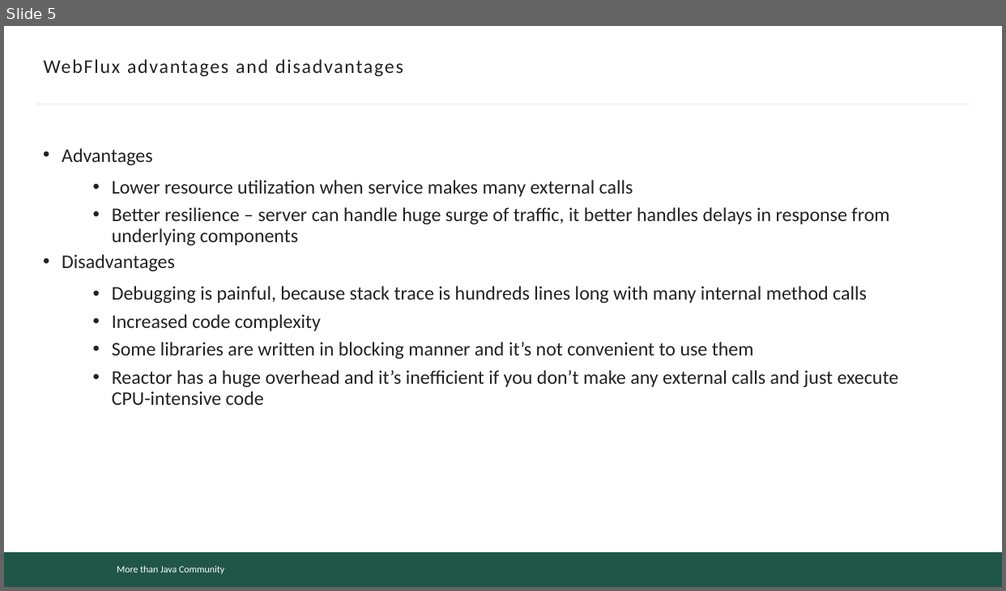
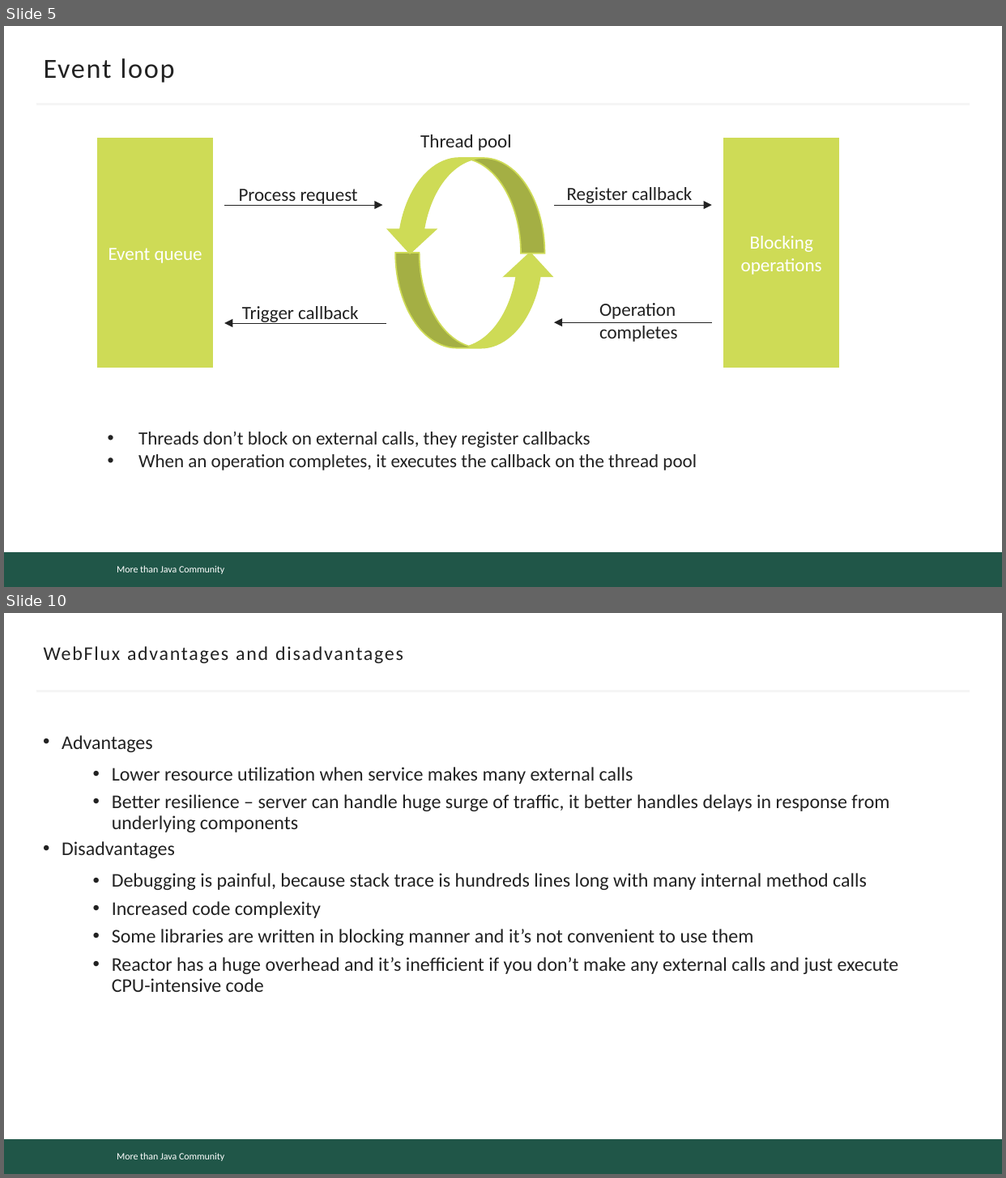
Before and after one commit to mjc-school/mentors-handsbook, a slide deck: light-talks/reactive/reactive.pptx. Shown one above the other, each under a label of ours: slide 5 before the commit, slides 5 and 10 after it; the slides between them are not shown. The pictures are 1006x591 and 1006x1178 pixels, drawn with LibreOffice and Linux fonts; fonts in the diff are those of the drawing; background and template pictures are left out. Boxes give left, top, right and bottom in pixels: in the first picture for what was removed or moved away, otherwise in the second. Text is boxed around its words. In the diff, an @@ line names an element or a change of style, - is before the commit and + after.

```diff
--- a/light-talks/reactive/reactive.pptx
+++ b/light-talks/reactive/reactive.pptx
@@ slide 5 added at [4,26,1002,587], background #FFFFFF; not listed: 3 template elements that a slide beside it also shows @@
@@ title added at [44,58,175,83], 20 pt, text #222222 @@
+Event loop
@@ rectangle added at [98,139,212,367], fill #CEDB56, outline #CEDB56 1 pt, 13.5 pt, text #FFFFFF @@
+Event queue
@@ text added at [420,135,512,151], 13.5 pt, text #222222 @@
+Thread pool
@@ rectangle added at [725,139,839,367], fill #CEDB56, outline #CEDB56 1 pt, 13.5 pt, text #FFFFFF @@
+Blocking operations
@@ curved down arrow added at [386,158,545,254], fill #CEDB56, outline #CEDB56 1 pt @@
@@ text added at [239,189,358,206], 13.5 pt, text #222222 @@
+Process request
@@ text added at [567,187,692,203], 13.5 pt, text #222222 @@
+Register callback
@@ arrow added from (224, 205) to (382, 205), #222222 0.5 pt @@
@@ arrow added from (554, 205) to (711, 205), #222222 0.5 pt @@
@@ curved up arrow added at [395,253,554,348], fill #CEDB56, outline #CEDB56 1 pt @@
@@ text added at [242,306,358,324], 13.5 pt, text #222222 @@
+Trigger callback
@@ text added at [599,303,678,342], 13.5 pt, text #222222 @@
+Operation completes
@@ arrow added from (386, 323) to (224, 323), #222222 0.5 pt @@
@@ arrow added from (711, 322) to (554, 322), #222222 0.5 pt @@
@@ text added at [138,432,697,471], 13.5 pt, text #222222 @@
+• Threads don’t block on external calls, they register callbacks
+• When an operation completes, it executes the callback on the thread pool
@@ what was slide 5 is now slide 10 @@
```
Also in this commit, not shown: 3 slides changed, 5 other slides added, 1 slide removed.
